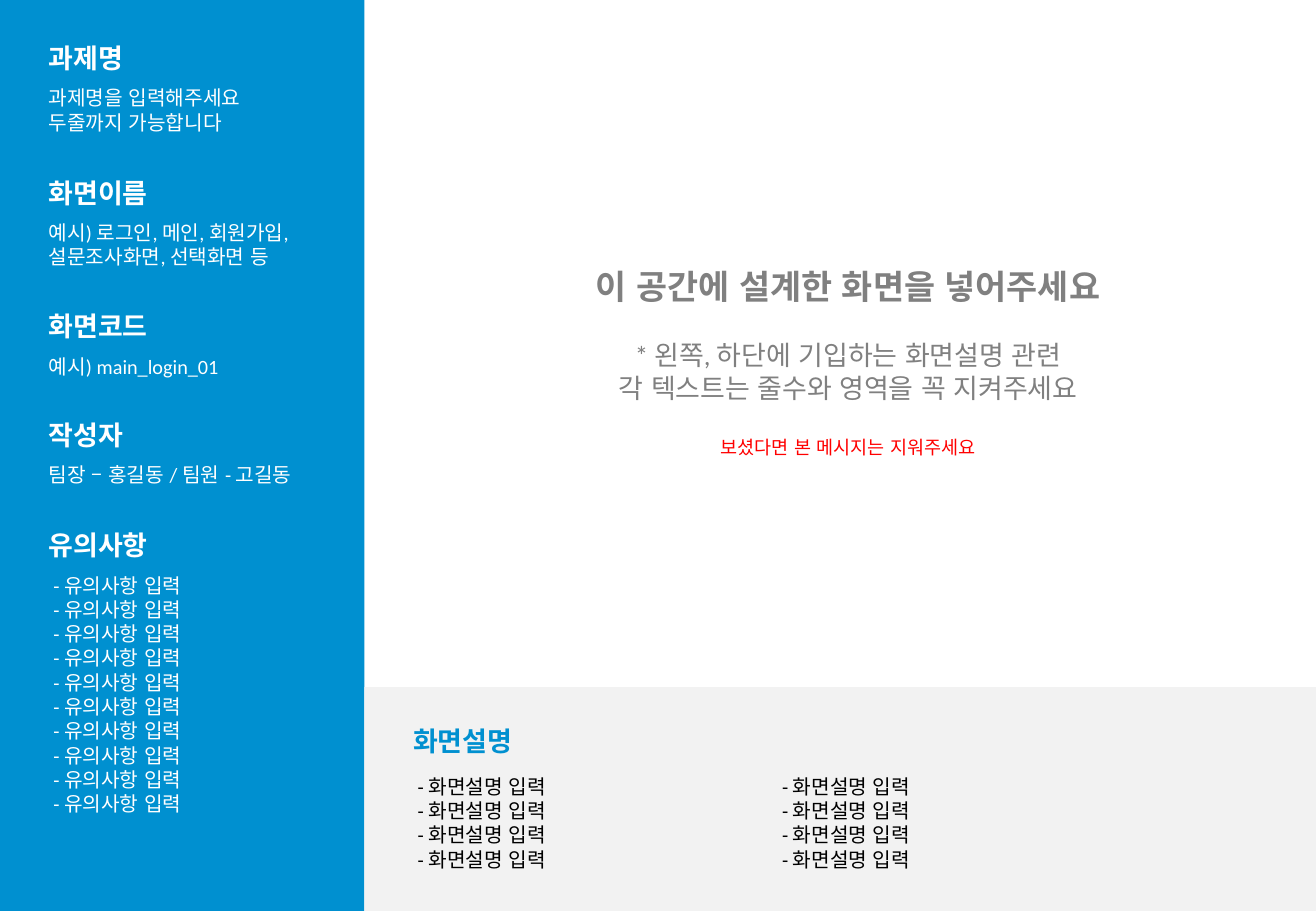
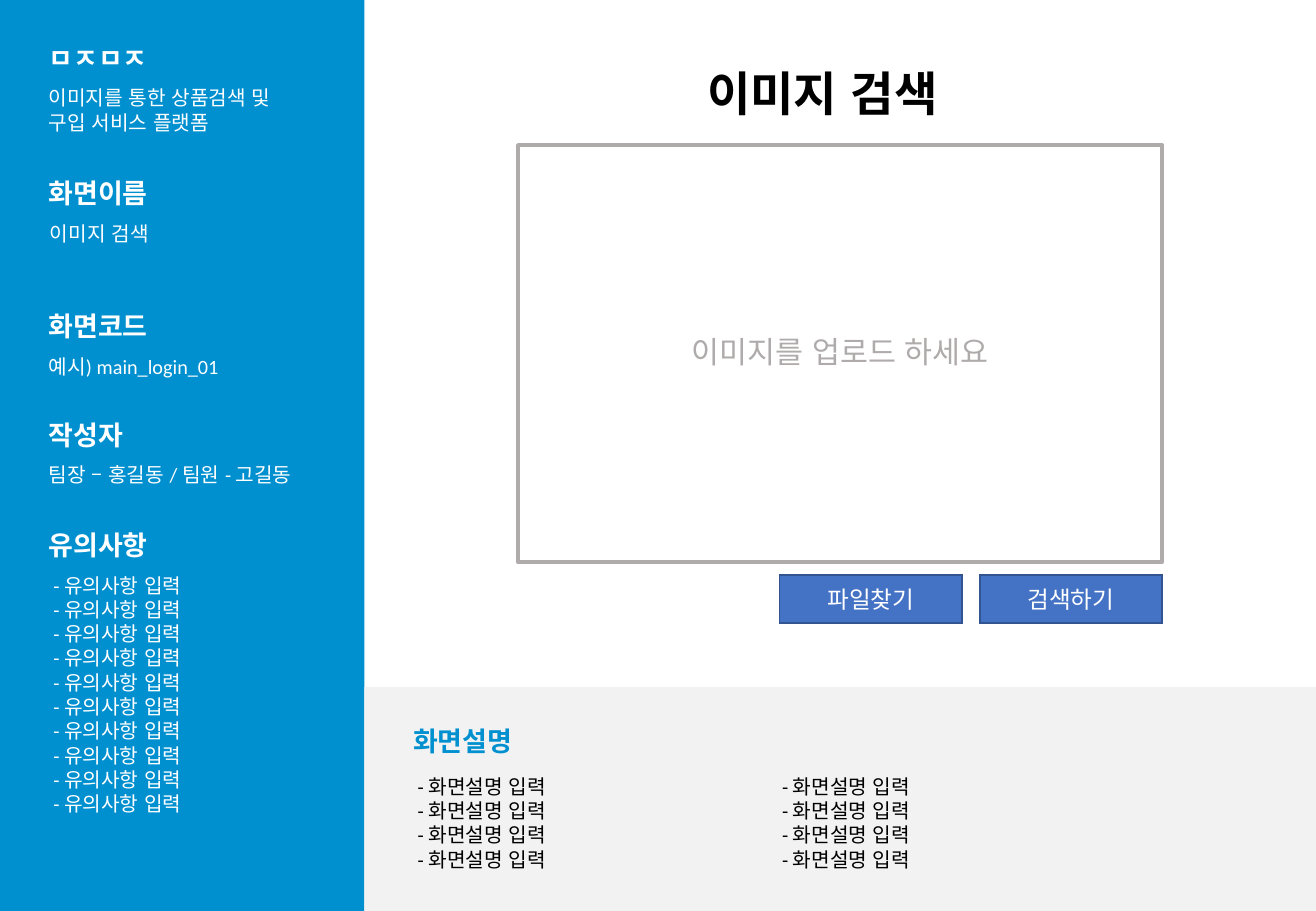
Before and after one commit to LeticiaKang/Project_Idol-Fandom-WebPlaform, a slide deck: slide 6 of 산출문서/화면설계서_서식(1조. HappyVirus).pptx (slide 5 before the commit). Drawn at 1316x911 pixels with LibreOffice and Linux fonts; fonts in the diff are those of the drawing. Boxes give left, top, right and bottom in pixels: in the first picture for what was removed or moved away, otherwise in the second. Text is boxed around its words. In the diff, an @@ line names an element or a change of style, - is before the commit and + after.

Commit message:
Update 화면설계서_서식(1조. HappyVirus).pptx
화면설계서 작성
-회원가입
-로그인
-이미지검색
-이미지 검색결과

```diff
--- a/산출문서/화면설계서_서식(1조. HappyVirus).pptx
+++ b/산출문서/화면설계서_서식(1조. HappyVirus).pptx
@@ text at [49,50,148,65]: text changed @@
-과제명
+ㅁㅈㅁㅈ
@@ text at [49,88,271,132]: text changed @@
-과제명을 입력해주세요
-두줄까지 가능합니다
+이미지를 통한 상품검색 및 구입 서비스 플랫폼
@@ text added at [707,71,938,116], 28 pt, text #000000, bold @@
+이미지 검색
@@ rectangle added at [518,145,1162,561], outline #AFABAB 2.25 pt, 18 pt, text #AFABAB @@
+이미지를 업로드 하세요
@@ text at [50,224,148,243]: text changed @@
-예시) 로그인, 메인, 회원가입,
-설문조사화면, 선택화면 등
+이미지 검색
@@ text removed at [596,270,1100,456] @@
-이 공간에 설계한 화면을 넣어주세요
-* 왼쪽, 하단에 기입하는 화면설명 관련
-각 텍스트는 줄수와 영역을 꼭 지켜주세요
-보셨다면 본 메시지는 지워주세요
@@ rectangle added at [780,575,962,623], fill #4472C4, outline #325491 1 pt, 14 pt, text #FFFFFF @@
+파일찾기
@@ rectangle added at [981,575,1163,623], fill #4472C4, outline #325491 1 pt, 14 pt, text #FFFFFF @@
+검색하기
```
Also in this commit, not shown: 2 other slides changed, 11 slides added, 2 slides removed.
